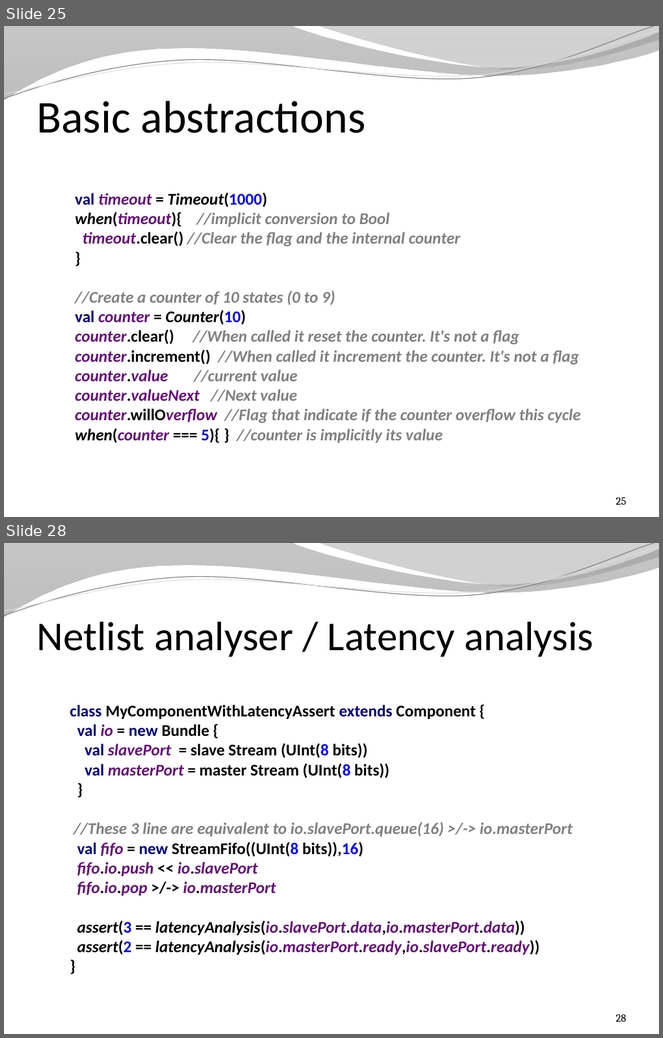
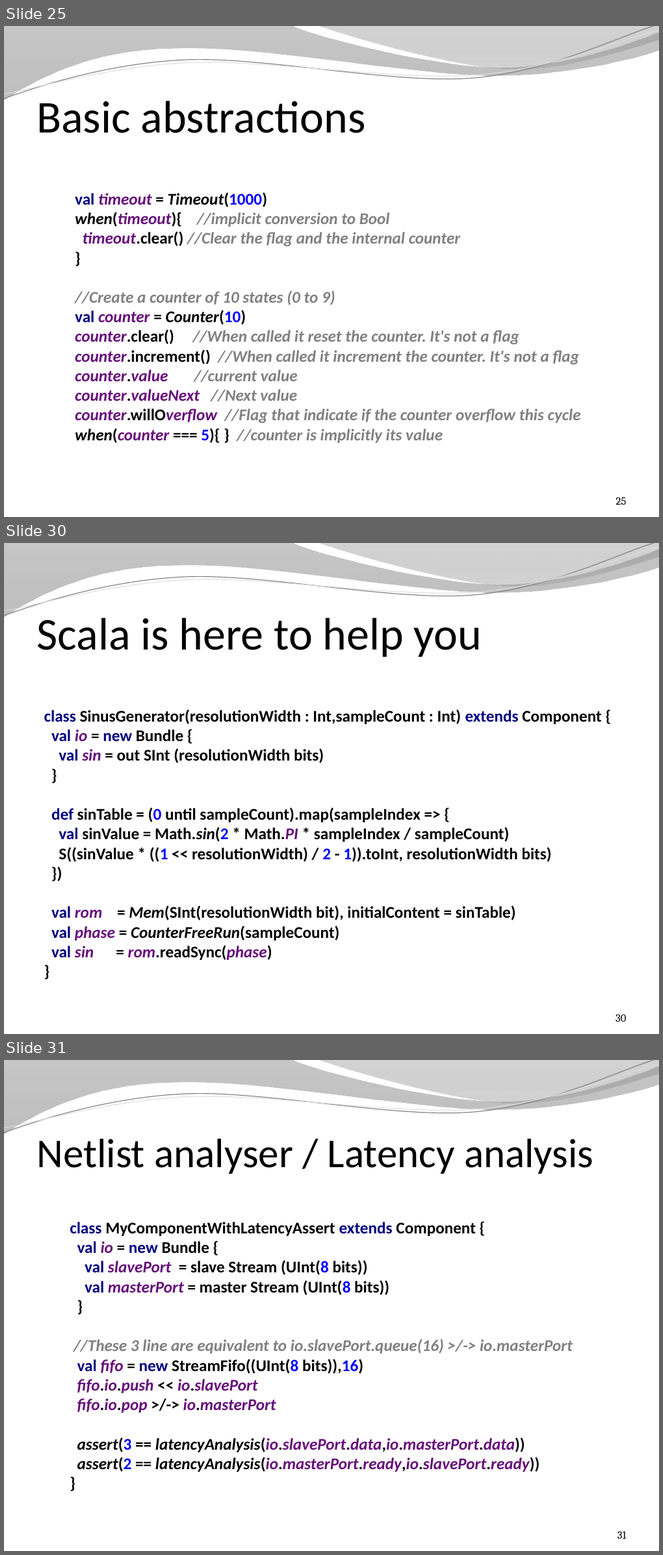
Before and after one commit to SpinalHDL/SpinalDoc, a slide deck: presentation/en/presentation.pptx. Shown one above the other, each under a label of ours: slides 25 and 28 before the commit, slides 25, 30 and 31 after it; the slides between them are not shown. The pictures are 663x1038 and 663x1555 pixels, drawn with LibreOffice and Linux fonts; fonts in the diff are those of the drawing; background and template pictures are left out. Boxes give left, top, right and bottom in pixels: in the first picture for what was removed or moved away, otherwise in the second. Text is boxed around its words. In the diff, an @@ line names an element or a change of style, - is before the commit and + after.

```diff
--- a/presentation/en/presentation.pptx
+++ b/presentation/en/presentation.pptx
@@ slide 30 added at <box>4,543,659,1034</box>, background picture (left out); not listed: 4 template elements that a slide beside it also shows @@
@@ title added at <box>36,618,482,657</box>, 50 pt, text #000000 @@
+Scala is here to help you
@@ text added at <box>44,709,602,960</box>, 18 pt, text #000000, bold @@
+class SinusGenerator(resolutionWidth : Int,sampleCount : Int) extends Component {
+val io = new Bundle {
+val sin = out SInt (resolutionWidth bits)
+}
+def sinTable = (0 until sampleCount).map(sampleIndex => {
+val sinValue = Math.sin(2 * Math.PI * sampleIndex / sampleCount)
+S((sinValue * ((1 << resolutionWidth) / 2 - 1)).toInt, resolutionWidth bits)
+})
+val rom = Mem(SInt(resolutionWidth bit), initialContent = sinTable)
+val phase = CounterFreeRun(sampleCount)
+val sin = rom.readSync(phase)
+}
@@ page number added at <box>616,1014,626,1022</box>, 12 pt, text #000000 @@
+30
@@ what was slide 28 is now slide 31 @@
@@ page number at <box>618,1531,627,1539</box>: text changed @@
-28
+31
```
Also in this commit, not shown: 2 slides changed, 3 other slides added, 1 other file.
